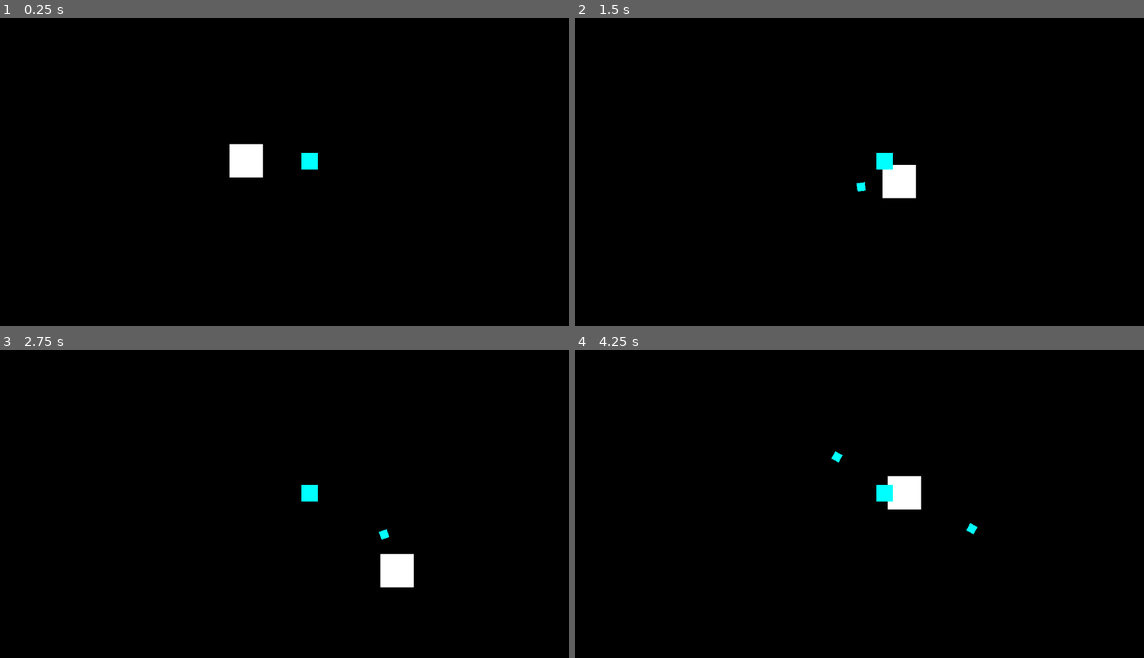
Above: before the commit, frames 1-4 (two rows, left to right).
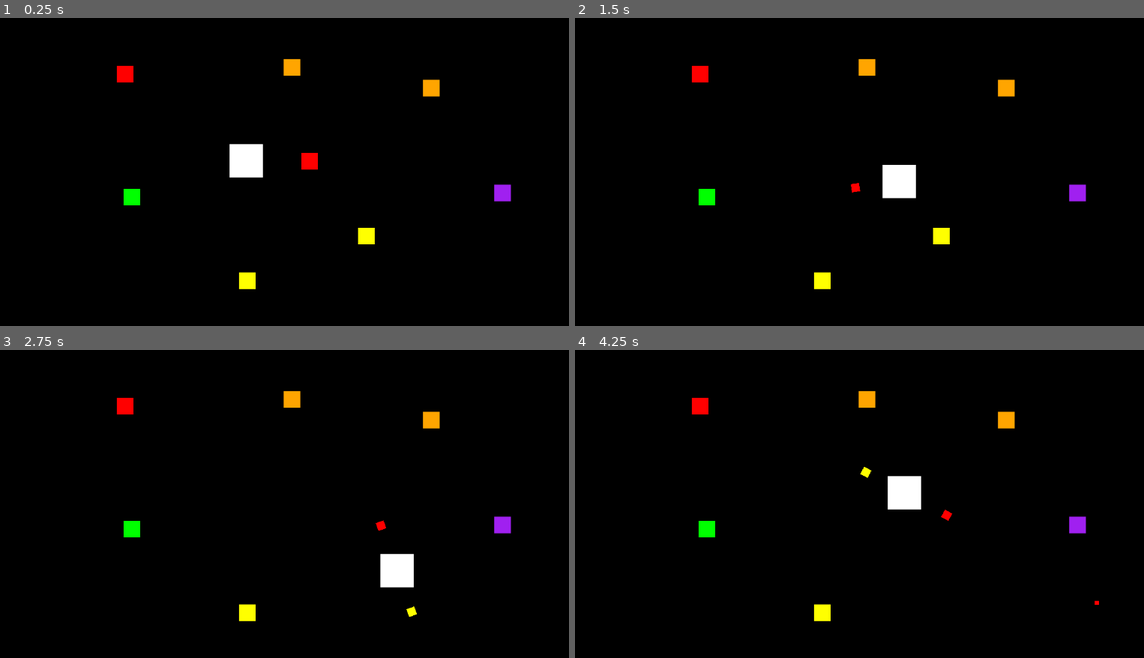
Above: after the commit, the same moments.

Repository: iguessfive/patch-notes-v1.0
Game: Godot game, scene res://main.tscn
The game is run twice, just before and just after one commit, with the same random seed, the same clock (stepped at 60 frames per second) and the same inputs. Before the commit the project has no main scene; this scene is started directly in both runs.
Inputs (mouse positions are in pixels of both pictures, inside the frame that each line leads up to):
- Up to frame 1 (0.25 s): no input
- Up to frame 2 (1.5 s): tap Enter at 0.5 s; move the mouse to (996, 168) at 0.52 s; hold D 0.53-1.28 s; move the mouse to (745, 202) at 1.27 s; hold S from 1.28 s (still down)
- Up to frame 3 (2.75 s): move the mouse to (352, 445) at 2.02 s; release S at 2.03 s; hold D from 2.03 s (still down)
- Up to frame 4 (4.25 s): move the mouse to (836, 584) at 2.77 s; release D at 2.78 s; hold W 2.78-3.53 s; move the mouse to (1047, 568) at 3.52 s; hold A from 3.53 s (still down)

The runs differ from the first frame. In frame 1, 1.3% of the frame differs, in the area x 20-90%, y 13-89%; in frame 2, 1.4%; in frame 3, 1.3%; in frame 4, 1.4%.

Commit message:
item pickup and weapons can shoot

Diff:
--- a/autoloads/texture.gd
+++ /dev/null
@@ -1,3 +0,0 @@
-extends Node
-
-const white_1x1 = preload("res://assets/white_1x1.png")
--- a/autoloads/type.gd
+++ /dev/null
@@ -1,8 +0,0 @@
-extends Node
-
-# .gd
-const PickUp = preload("res://scripts/pickup.gd")
-const ItemResource = preload("res://scripts/item_resource.gd")
-
-# .tscn
-const ItemSlot = preload("res://scenes/item_slot.tscn")
--- a/main.tscn
+++ b/main.tscn
@@ -1,9 +1,11 @@
-[gd_scene load_steps=7 format=3 uid="uid://ddyxb652jax2q"]
+[gd_scene load_steps=9 format=3 uid="uid://ddyxb652jax2q"]
 
 [ext_resource type="Script" uid="uid://cj0ulsldv2dco" path="res://scripts/player.gd" id="1_0xm2m"]
 [ext_resource type="Texture2D" uid="uid://cu2ab7bp1uxvh" path="res://assets/white_1x1.png" id="1_ig7tw"]
 [ext_resource type="Script" uid="uid://mlpawikwxc4e" path="res://scripts/item_manager.gd" id="3_1bvp3"]
 [ext_resource type="Script" uid="uid://btvpmmw1w7w0v" path="res://scripts/pickup.gd" id="3_h2yge"]
+[ext_resource type="PackedScene" uid="uid://brekvrl65k65t" path="res://scenes/pickup.tscn" id="5_7mycd"]
+[ext_resource type="Script" uid="uid://bqni57kmj7n82" path="res://scripts/weapon.gd" id="5_272bh"]
 
 [sub_resource type="CircleShape2D" id="CircleShape2D_lquwl"]
 radius = 32.0156
@@ -39,18 +41,114 @@
 shape = SubResource("CircleShape2D_lquwl")
 
 [node name="ItemContainer" type="Node2D" parent="Player/ItemManager"]
+position = Vector2(4, 0)
 
-[node name="Pickup" type="Area2D" parent="."]
+[node name="Pickup" parent="." instance=ExtResource("5_7mycd")]
 position = Vector2(610, 276)
+item = ExtResource("5_272bh")
+
+[node name="Pickup2" type="Area2D" parent="."]
+position = Vector2(268, 345)
 script = ExtResource("3_h2yge")
+item = ExtResource("5_272bh")
 
-[node name="Sprite2D" type="Sprite2D" parent="Pickup"]
+[node name="Sprite2D" type="Sprite2D" parent="Pickup2"]
 modulate = Color(0, 1, 1, 1)
 scale = Vector2(32, 32)
 texture = ExtResource("1_ig7tw")
 metadata/_edit_lock_ = true
 
-[node name="CollisionShape2D" type="CollisionShape2D" parent="Pickup"]
+[node name="CollisionShape2D" type="CollisionShape2D" parent="Pickup2"]
+shape = SubResource("CircleShape2D_1bvp3")
+metadata/_edit_lock_ = true
+
+[node name="Pickup3" type="Area2D" parent="."]
+position = Vector2(719, 420)
+script = ExtResource("3_h2yge")
+item = ExtResource("5_272bh")
+
+[node name="Sprite2D" type="Sprite2D" parent="Pickup3"]
+modulate = Color(0, 1, 1, 1)
+scale = Vector2(32, 32)
+texture = ExtResource("1_ig7tw")
+metadata/_edit_lock_ = true
+
+[node name="CollisionShape2D" type="CollisionShape2D" parent="Pickup3"]
+shape = SubResource("CircleShape2D_1bvp3")
+metadata/_edit_lock_ = true
+
+[node name="Pickup4" type="Area2D" parent="."]
+position = Vector2(844, 135)
+script = ExtResource("3_h2yge")
+item = ExtResource("5_272bh")
+
+[node name="Sprite2D" type="Sprite2D" parent="Pickup4"]
+modulate = Color(0, 1, 1, 1)
+scale = Vector2(32, 32)
+texture = ExtResource("1_ig7tw")
+metadata/_edit_lock_ = true
+
+[node name="CollisionShape2D" type="CollisionShape2D" parent="Pickup4"]
+shape = SubResource("CircleShape2D_1bvp3")
+metadata/_edit_lock_ = true
+
+[node name="Pickup5" type="Area2D" parent="."]
+position = Vector2(255, 108)
+script = ExtResource("3_h2yge")
+item = ExtResource("5_272bh")
+
+[node name="Sprite2D" type="Sprite2D" parent="Pickup5"]
+modulate = Color(0, 1, 1, 1)
+scale = Vector2(32, 32)
+texture = ExtResource("1_ig7tw")
+metadata/_edit_lock_ = true
+
+[node name="CollisionShape2D" type="CollisionShape2D" parent="Pickup5"]
+shape = SubResource("CircleShape2D_1bvp3")
+metadata/_edit_lock_ = true
+
+[node name="Pickup6" type="Area2D" parent="."]
+position = Vector2(490, 506)
+script = ExtResource("3_h2yge")
+item = ExtResource("5_272bh")
+
+[node name="Sprite2D" type="Sprite2D" parent="Pickup6"]
+modulate = Color(0, 1, 1, 1)
+scale = Vector2(32, 32)
+texture = ExtResource("1_ig7tw")
+metadata/_edit_lock_ = true
+
+[node name="CollisionShape2D" type="CollisionShape2D" parent="Pickup6"]
+shape = SubResource("CircleShape2D_1bvp3")
+metadata/_edit_lock_ = true
+
+[node name="Pickup7" type="Area2D" parent="."]
+position = Vector2(981, 337)
+script = ExtResource("3_h2yge")
+item = ExtResource("5_272bh")
+
+[node name="Sprite2D" type="Sprite2D" parent="Pickup7"]
+modulate = Color(0, 1, 1, 1)
+scale = Vector2(32, 32)
+texture = ExtResource("1_ig7tw")
+metadata/_edit_lock_ = true
+
+[node name="CollisionShape2D" type="CollisionShape2D" parent="Pickup7"]
+shape = SubResource("CircleShape2D_1bvp3")
+metadata/_edit_lock_ = true
+
+[node name="Pickup8" type="Area2D" parent="."]
+position = Vector2(576, 95)
+script = ExtResource("3_h2yge")
+item = ExtResource("5_272bh")
+
+[node name="Sprite2D" type="Sprite2D" parent="Pickup8"]
+modulate = Color(0, 1, 1, 1)
+scale = Vector2(32, 32)
+texture = ExtResource("1_ig7tw")
+metadata/_edit_lock_ = true
+
+[node name="CollisionShape2D" type="CollisionShape2D" parent="Pickup8"]
 shape = SubResource("CircleShape2D_1bvp3")
 metadata/_edit_lock_ = true
 
--- /dev/null
+++ b/namespaces/asset.gd
@@ -0,0 +1,4 @@
+class_name Asset extends Resource
+
+class Visual extends Asset:
+	const white_1x1 = preload("res://assets/white_1x1.png")
--- /dev/null
+++ b/namespaces/type.gd
@@ -0,0 +1,10 @@
+class_name Type extends Resource
+
+# .gd
+const PickUp = preload("res://scripts/pickup.gd")
+
+const Weapon = preload("res://scripts/weapon.gd")
+const WeaponResource = preload("res://scripts/weapon_resource.gd")
+const Bullet = preload("res://scripts/bullet.gd")
+
+# .tscn
--- a/project.godot
+++ b/project.godot
@@ -11,12 +11,9 @@
 [application]
 
 config/name="patch-notes-v1.0"
+run/main_scene="uid://ddyxb652jax2q"
 config/features=PackedStringArray("4.4", "GL Compatibility")
 config/icon="res://icon.svg"
-
-[autoload]
-
-Type="*res://autoloads/type.gd"
 
 [rendering]
 
--- /dev/null
+++ b/scenes/bullet.tscn
@@ -0,0 +1,17 @@
+[gd_scene load_steps=4 format=3 uid="uid://bun0a3cvb3ajn"]
+
+[ext_resource type="Texture2D" uid="uid://cu2ab7bp1uxvh" path="res://assets/white_1x1.png" id="1_mkf8s"]
+[ext_resource type="Script" uid="uid://dl6iyogkjcd31" path="res://scripts/bullet.gd" id="1_y25gk"]
+
+[sub_resource type="CircleShape2D" id="CircleShape2D_mkf8s"]
+radius = 4.0
+
+[node name="Bullet" type="Area2D"]
+script = ExtResource("1_y25gk")
+
+[node name="Sprite2D" type="Sprite2D" parent="."]
+scale = Vector2(8, 8)
+texture = ExtResource("1_mkf8s")
+
+[node name="CollisionShape2D" type="CollisionShape2D" parent="."]
+shape = SubResource("CircleShape2D_mkf8s")
--- a/scenes/item_slot.tscn
+++ /dev/null
@@ -1,12 +0,0 @@
-[gd_scene load_steps=3 format=3 uid="uid://k30glg7vqdqf"]
-
-[ext_resource type="Script" path="res://scripts/item_slot.gd" id="1_jo3ap"]
-[ext_resource type="Texture2D" uid="uid://cu2ab7bp1uxvh" path="res://assets/white_1x1.png" id="2_t56mj"]
-
-[node name="ItemSlot" type="Marker2D"]
-script = ExtResource("1_jo3ap")
-
-[node name="Item" type="Sprite2D" parent="."]
-modulate = Color(0, 1, 1, 1)
-scale = Vector2(16, 16)
-texture = ExtResource("2_t56mj")
--- /dev/null
+++ b/scenes/pickup.tscn
@@ -0,0 +1,20 @@
+[gd_scene load_steps=4 format=3 uid="uid://brekvrl65k65t"]
+
+[ext_resource type="Script" uid="uid://btvpmmw1w7w0v" path="res://scripts/pickup.gd" id="1_7cqbe"]
+[ext_resource type="Texture2D" uid="uid://cu2ab7bp1uxvh" path="res://assets/white_1x1.png" id="2_gyxxy"]
+
+[sub_resource type="CircleShape2D" id="CircleShape2D_1bvp3"]
+radius = 16.1245
+
+[node name="Pickup" type="Area2D"]
+script = ExtResource("1_7cqbe")
+
+[node name="Sprite2D" type="Sprite2D" parent="."]
+modulate = Color(0, 1, 1, 1)
+scale = Vector2(32, 32)
+texture = ExtResource("2_gyxxy")
+metadata/_edit_lock_ = true
+
+[node name="CollisionShape2D" type="CollisionShape2D" parent="."]
+shape = SubResource("CircleShape2D_1bvp3")
+metadata/_edit_lock_ = true
--- /dev/null
+++ b/scripts/bullet.gd
@@ -0,0 +1,9 @@
+extends Area2D
+
+var speed: float = 600.0
+var direction := Vector2.RIGHT
+
+@onready var sprite = get_node("Sprite2D")
+
+func _physics_process(delta: float) -> void:
+	position += speed * direction * delta
--- a/scripts/item_manager.gd
+++ b/scripts/item_manager.gd
@@ -1,6 +1,6 @@
 extends Node2D
 
-const MAX_SLOTS = 100
+const MAX_SLOTS = 10
 
 @onready var item_container: Node2D = get_node("ItemContainer")
 
@@ -16,16 +16,15 @@
 		return
 
 	if area.is_in_group("items"):
-		var slot_radius: float = randi_range(50, 150)
-		var slot := Type.ItemSlot.instantiate()
+		var item_obj = area.get_item_obj()
+		item_container.add_child(item_obj)
+		item_obj.holder = get_parent()
 
-		slot.item = area.item # store data
 
-		item_container.add_child(slot)
-
+		var radius: float = randi_range(50, 100)
 		for idx in item_container.get_child_count():
 			var item := item_container.get_child(idx)
 			var count := item_container.get_child_count()
 			var angle := (TAU / count) * idx
-			var pos = Vector2(cos(angle), sin(angle)) * slot_radius
+			var pos = Vector2(cos(angle), sin(angle)) * radius
 			item.position = pos
--- a/scripts/item_resource.gd
+++ /dev/null
@@ -1,6 +0,0 @@
-extends Resource
-
-@export var properties = null # related to the type of item e.g weapons, traps? ...
-
-
-@export var color: Color = Color.TURQUOISE # general pick-up attributes?
--- a/scripts/item_slot.gd
+++ /dev/null
@@ -1,3 +0,0 @@
-extends Marker2D
-
-@export var item: Type.ItemResource
--- a/scripts/pickup.gd
+++ b/scripts/pickup.gd
@@ -1,6 +1,22 @@
 extends Area2D
 
-@export var item := Type.ItemResource.new()
+@export var item: Script
+
+var item_obj
 
 func _init() -> void:
 	add_to_group("items")
+
+func _ready() -> void:
+	item_obj = item.new()
+
+	visible = true
+	var sprite: Sprite2D = get_node("Sprite2D")
+	sprite.modulate = item_obj.data.color # placeholder instead of texture
+
+func get_item_obj() -> Node2D:
+	destroy() # availible to send obj?
+	return item_obj
+
+func destroy() -> void:
+	queue_free()
--- a/scripts/player.gd
+++ b/scripts/player.gd
@@ -10,5 +10,4 @@
 
 	velocity = direction * 200.0
 
-
 	move_and_slide()
--- /dev/null
+++ b/scripts/weapon.gd
@@ -0,0 +1,27 @@
+extends Node2D
+
+@export var data := Type.WeaponResource.new() # attach data to weapon then to pickup?
+
+var holder: CharacterBody2D
+var sprite := Sprite2D.new()
+var can_fire: bool = true
+
+func _init() -> void:
+	add_child(sprite)
+	sprite.scale = Vector2(16, 16)
+	sprite.texture = Asset.Visual.white_1x1
+	sprite.modulate = data.color
+
+@warning_ignore("unused_parameter")
+func _physics_process(delta: float) -> void:
+	if can_fire:
+		var bullet : Type.Bullet = data.bullet.instantiate()
+		get_tree().current_scene.add_child(bullet)
+		var direction = holder.global_position.direction_to(global_position)
+		bullet.direction = direction
+		bullet.speed = data.bullet_speed
+		bullet.global_position = global_position
+		bullet.sprite.modulate = data.color
+		can_fire = false
+		var fire_rate_timer = get_tree().create_timer(data.fire_rate)
+		fire_rate_timer.timeout.connect(func(): can_fire = true)
--- /dev/null
+++ b/scripts/weapon_resource.gd
@@ -0,0 +1,34 @@
+extends Resource
+
+@export var bullet_speed: float = 1000.0 # in pixels per second
+@export var fire_rate: float = 1.0
+
+# @export var reload_time: float
+# @export var damage: float
+# @export var spread: float
+# @export var recoil: float
+# @export var knockback: float
+
+# ---------- Visuals & Audio ----------
+
+# @export var shoot_sfx: AudioStream
+# @export var reload_sfx: AudioStream
+# @export var reload_vfx: PackedScene
+# @export var shoot_vfx: PackedScene
+
+# ---------- Components ----------
+@export var bullet: PackedScene = preload("res://scenes/bullet.tscn")
+
+# ---------- PLACEHOLDER ----------
+var color: Color = random_color()
+
+func random_color() -> Color:
+	var colors = [
+		Color.RED,
+		Color.GREEN,
+		Color.BLUE,
+		Color.YELLOW,
+		Color.ORANGE,
+		Color.PURPLE,
+	]
+	return colors.pick_random()
Renamed: autoloads/texture.gd.uid -> namespaces/asset.gd.uid
Renamed: autoloads/type.gd.uid -> namespaces/type.gd.uid
Not shown, added: scripts/bullet.gd.uid
Not shown, removed: scripts/item_resource.gd.uid
Not shown, removed: scripts/item_slot.gd.uid
Not shown, added: scripts/weapon.gd.uid
Not shown, added: scripts/weapon_resource.gd.uid
